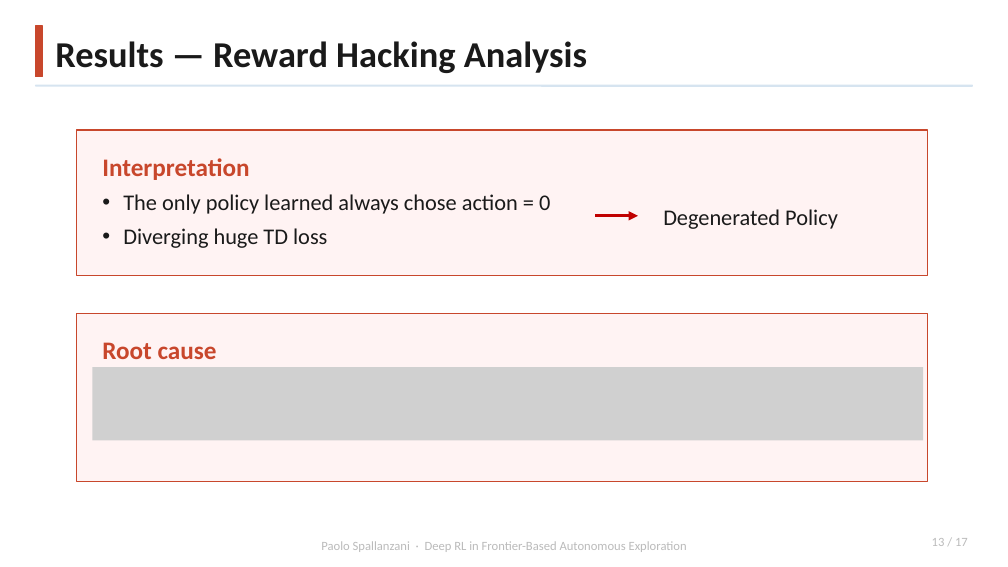
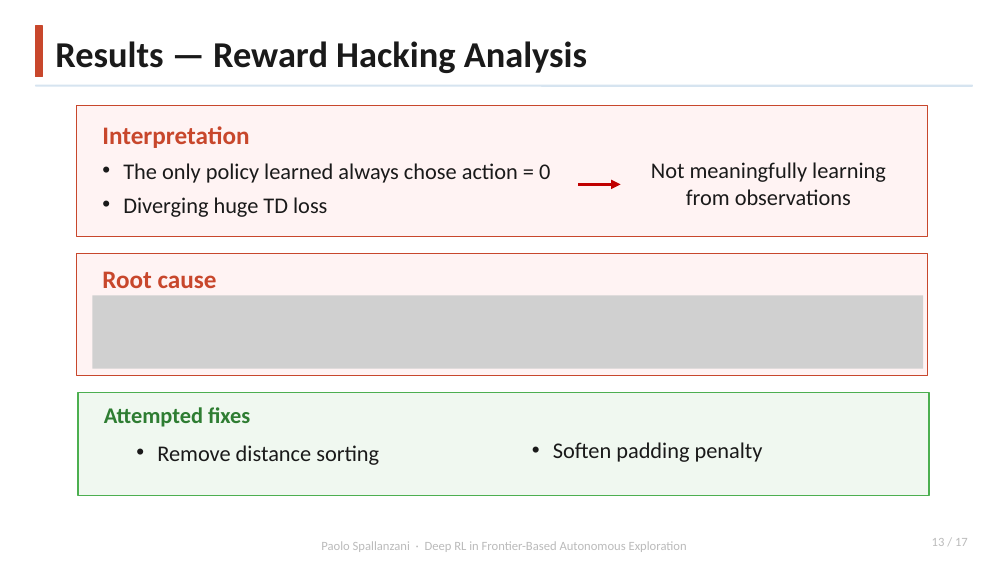
Before and after one commit to Paolo-Spall/presentazione_tesi_dae, a slide deck: slide 16 of paolo.spallanzani.pptx. Drawn at 1008x567 pixels with LibreOffice and Linux fonts; fonts in the diff are those of the drawing; grey boxes stand for pictures; background and template pictures are left out. Boxes give left, top, right and bottom in pixels: in the first picture for what was removed or moved away, otherwise in the second. Text is boxed around its words. In the diff, an @@ line names an element or a change of style, - is before the commit and + after.

```diff
--- a/paolo.spallanzani.pptx
+++ b/paolo.spallanzani.pptx
@@ rectangle: place and size @@
-rectangle at bbox=[77, 130, 927, 275]
+rectangle at bbox=[77, 106, 927, 237]
@@ text "Interpretation": place and size @@
-text "Interpretation" at bbox=[102, 158, 249, 180]
+text "Interpretation" at bbox=[102, 126, 249, 148]
@@ text "The only policy learned always ...": place and size @@
-text "The only policy learned always ..." at bbox=[123, 194, 550, 248]
+text "The only policy learned always ..." at bbox=[123, 163, 550, 217]
@@ text at bbox=[651, 162, 886, 205]: text changed @@
-Degenerated Policy
+Not meaningfully learning from observations
@@ arrow moved from (596, 216) - (638, 216) to (578, 184) - (621, 184) @@
@@ rectangle: place and size @@
-rectangle at bbox=[77, 313, 927, 481]
+rectangle at bbox=[77, 254, 927, 376]
@@ text "Root cause": place and size @@
-text "Root cause" at bbox=[102, 342, 217, 359]
+text "Root cause" at bbox=[102, 271, 217, 288]
@@ picture added at bbox=[93, 295, 923, 369] @@
@@ picture removed at bbox=[93, 367, 923, 440] @@
@@ rectangle added at bbox=[78, 392, 928, 495], fill #F0F8F0, outline #4CAF50 1 pt @@
@@ text added at bbox=[104, 407, 250, 427], 16 pt, text #2E7D32, bold @@
+Attempted fixes
@@ text added at bbox=[157, 445, 379, 465], 16 pt, text #1A1A1A @@
+• Remove distance sorting
@@ text added at bbox=[553, 442, 763, 462], 16 pt, text #1A1A1A @@
+• Soften padding penalty
```
Also in this commit, not shown: 7 other slides changed, 1 other file.
